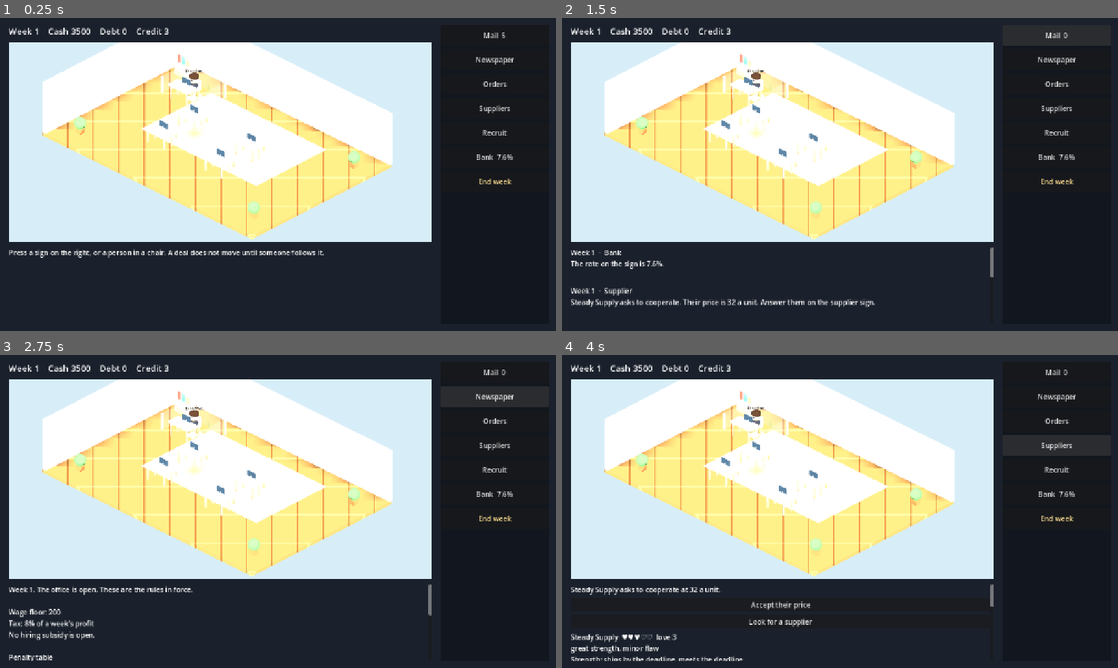
Above: before the commit, frames 1-4 (two rows, left to right).
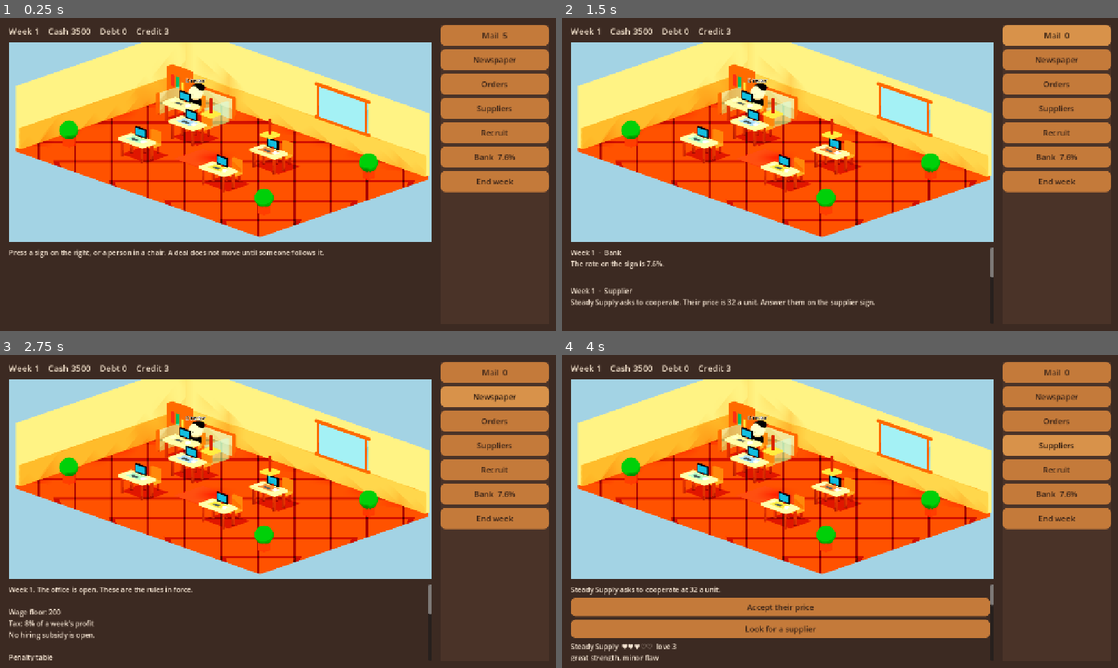
Above: after the commit, the same moments.

Repository: thomakhy025-code/u-r-fired
Game: Godot game, scene res://scenes/main.tscn
Two runs of this game, one before a commit and one after it. Both use one fixed random seed, a clock stepped at 60 frames per second and the inputs below.
Inputs:
- Up to frame 1 (0.25 s): no input
- Up to frame 2 (1.5 s): click "Mail 5" at 0.5 s; click "Mail 0" at 1.25 s
- Up to frame 3 (2.75 s): click "Newspaper" at 2 s
- Up to frame 4 (4 s): click "Orders" at 2.75 s; click "Suppliers" at 3.5 s

The runs differ from the first frame. In frame 1, 100% of the frame differs, in the area x 0-100%, y 0-100%; in frame 2, 99%; in frame 3, 99%; in frame 4, 100%.

Commit message:
Deepen the office colors so the room stays warm instead of washing out.
Co-authored-by: Cursor <cursoragent@cursor.com>

Diff:
--- a/scenes/main.gd
+++ b/scenes/main.gd
@@ -23,8 +23,9 @@
 
 
 func _build() -> void:
+	theme = _warm_theme()
 	var backdrop := ColorRect.new()
-	backdrop.color = Color("1b212c")
+	backdrop.color = Color("3c2a22")
 	backdrop.set_anchors_preset(Control.PRESET_FULL_RECT)
 	backdrop.mouse_filter = Control.MOUSE_FILTER_IGNORE
 	add_child(backdrop)
@@ -49,6 +50,7 @@
 	header = Label.new()
 	header.autowrap_mode = TextServer.AUTOWRAP_WORD_SMART
 	header.add_theme_font_size_override("font_size", 20)
+	header.add_theme_color_override("font_color", Color("f3e2cc"))
 	office_box.add_child(header)
 
 	office_view = OfficeView.new()
@@ -77,7 +79,7 @@
 	rail_margin.add_theme_constant_override("margin_left", 8)
 	rail_margin.add_child(rail)
 	columns.add_child(rail_margin)
-	rail_bg.color = Color("12171f")
+	rail_bg.color = Color("4a3328")
 	rail_bg.set_anchors_preset(Control.PRESET_FULL_RECT)
 	rail_bg.mouse_filter = Control.MOUSE_FILTER_IGNORE
 	rail_margin.add_child(rail_bg)
@@ -94,7 +96,47 @@
 		view = "mail"
 		_show_view()
 	)
-	end_button.add_theme_color_override("font_color", Color("f2d48a"))
+	end_button.add_theme_color_override("font_color", Color("3a2418"))
+
+
+func _warm_theme() -> Theme:
+	var warm := Theme.new()
+	var normal := StyleBoxFlat.new()
+	normal.bg_color = Color("c47a3a")
+	normal.corner_radius_top_left = 12
+	normal.corner_radius_top_right = 12
+	normal.corner_radius_bottom_left = 12
+	normal.corner_radius_bottom_right = 12
+	normal.content_margin_left = 14
+	normal.content_margin_right = 14
+	normal.content_margin_top = 8
+	normal.content_margin_bottom = 8
+	var hover := normal.duplicate() as StyleBoxFlat
+	hover.bg_color = Color("d8924a")
+	var pressed := normal.duplicate() as StyleBoxFlat
+	pressed.bg_color = Color("a8642c")
+	warm.set_stylebox("normal", "Button", normal)
+	warm.set_stylebox("hover", "Button", hover)
+	warm.set_stylebox("pressed", "Button", pressed)
+	warm.set_stylebox("focus", "Button", hover)
+	warm.set_color("font_color", "Button", Color("3a2418"))
+	warm.set_color("font_hover_color", "Button", Color("2c1a10"))
+	warm.set_color("font_pressed_color", "Button", Color("2c1a10"))
+	warm.set_color("font_color", "Label", Color("f6e6d4"))
+	warm.set_color("font_color", "SpinBox", Color("3a2418"))
+	warm.set_color("font_color", "LineEdit", Color("3a2418"))
+	var field := StyleBoxFlat.new()
+	field.bg_color = Color("f3e2cc")
+	field.corner_radius_top_left = 8
+	field.corner_radius_top_right = 8
+	field.corner_radius_bottom_left = 8
+	field.corner_radius_bottom_right = 8
+	field.content_margin_left = 8
+	field.content_margin_right = 8
+	warm.set_stylebox("normal", "LineEdit", field)
+	warm.set_font_size("font_size", "Button", 18)
+	warm.set_font_size("font_size", "Label", 16)
+	return warm
 
 
 func _rail_button(rail: VBoxContainer, text: String, action: Callable) -> Button:
--- a/scenes/office_view.gd
+++ b/scenes/office_view.gd
@@ -12,12 +12,24 @@
 	"ben": {"shirt": Color("c4495a"), "hair": Color("2c2622"), "skin": Color("e8b898")},
 }
 
+const TOY_LIGHT := """
+void light() {
+	float facing = dot(NORMAL, LIGHT);
+	float band = step(0.22, facing);
+	float shade = mix(0.62, 0.9, band);
+	DIFFUSE_LIGHT += ALBEDO * LIGHT_COLOR * ATTENUATION * shade;
+}
+"""
+
 var viewport: SubViewport
 var camera: Camera3D
 var game: GameState
 var workers := {}
 var director: Node3D
 var clock := 0.0
+var _toy: Shader
+var _wood_shader: Shader
+var _fade: Shader
 
 
 func _ready() -> void:
@@ -126,53 +138,65 @@
 	var env := WorldEnvironment.new()
 	var world := Environment.new()
 	world.background_mode = Environment.BG_COLOR
-	world.background_color = Color("d7eef8")
+	world.background_color = Color("7eabbf")
 	world.ambient_light_source = Environment.AMBIENT_SOURCE_COLOR
-	world.ambient_light_color = Color("fff6ea")
-	world.ambient_light_energy = 0.85
+	world.ambient_light_color = Color("e7d3b8")
+	world.ambient_light_energy = 0.22
+	world.tonemap_mode = Environment.TONE_MAPPER_ACES
+	world.tonemap_exposure = 0.86
+	world.adjustment_enabled = true
+	world.adjustment_brightness = 0.96
+	world.adjustment_contrast = 1.08
+	world.adjustment_saturation = 1.2
 	env.environment = world
 	root.add_child(env)
 	var sun := DirectionalLight3D.new()
-	sun.rotation_degrees = Vector3(-48, 38, 0)
-	sun.light_color = Color("fff4dd")
-	sun.light_energy = 1.15
+	sun.rotation_degrees = Vector3(-52, 32, 0)
+	sun.light_color = Color("ffe0b8")
+	sun.light_energy = 0.85
 	sun.shadow_enabled = true
+	sun.shadow_opacity = 0.55
 	root.add_child(sun)
 	camera = Camera3D.new()
 	camera.projection = Camera3D.PROJECTION_ORTHOGONAL
-	camera.size = 9.2
-	camera.look_at_from_position(Vector3(9.5, 8.2, 9.5), Vector3(0.2, 0.4, 0.0))
+	camera.size = 7.6
+	camera.look_at_from_position(Vector3(9.2, 5.6, 9.2), Vector3(-0.2, 0.7, -0.1))
 	root.add_child(camera)
 
-	_box(root, Vector3(0, -0.08, 0), Vector3(13.5, 0.16, 9.2), _wood())
-	_box(root, Vector3(0, 0.01, -1.1), Vector3(7.4, 0.04, 4.6), _paint(Color("f6c7a1")))
-	_box(root, Vector3(0, 1.35, -4.55), Vector3(13.5, 2.7, 0.18), _paint(Color("f7f1e8")))
-	_box(root, Vector3(-6.65, 1.35, 0), Vector3(0.18, 2.7, 9.2), _paint(Color("f4ebe3")))
-	_box(root, Vector3(2.2, 1.7, -4.42), Vector3(3.2, 1.5, 0.08), _paint(Color("9fd4ee")))
-	_box(root, Vector3(2.2, 2.55, -4.42), Vector3(3.4, 0.12, 0.12), _paint(Color("f4f7fb")))
-	_box(root, Vector3(2.2, 0.95, -4.42), Vector3(3.4, 0.12, 0.12), _paint(Color("f4f7fb")))
-	_plant(root, Vector3(5.6, 0, 3.3))
-	_plant(root, Vector3(-5.5, 0, 3.4))
-	_plant(root, Vector3(5.7, 0, -3.2))
-	_shelf(root, Vector3(-5.6, 0, -3.6))
-	_lamp(root, Vector3(-1.2, 2.35, 0.4))
-	_lamp(root, Vector3(2.6, 2.35, 0.4))
+	_box(root, Vector3(0, -0.08, 0), Vector3(13.2, 0.16, 9.0), _wood())
+	_box(root, Vector3(-0.35, 0.02, 0.35), Vector3(2.2, 0.025, 1.5), _paint(Color("b85a48")))
+	_box(root, Vector3(0, 1.25, -4.48), Vector3(13.2, 2.5, 0.18), _paint(Color("d7b07a")))
+	_box(root, Vector3(0, 0.42, -4.36), Vector3(13.2, 0.84, 0.08), _paint(Color("d09a62")))
+	_box(root, Vector3(-6.5, 1.25, 0), Vector3(0.18, 2.5, 9.0), _paint(Color("d7b07a")))
+	_box(root, Vector3(-6.38, 0.42, 0), Vector3(0.08, 0.84, 9.0), _paint(Color("c98b52")))
+	_box(root, Vector3(2.15, 1.55, -4.34), Vector3(2.7, 1.25, 0.06), _paint(Color("6eafc8")))
+	_box(root, Vector3(2.15, 2.22, -4.32), Vector3(2.95, 0.1, 0.1), _paint(Color("a56b3c")))
+	_box(root, Vector3(2.15, 0.88, -4.32), Vector3(2.95, 0.1, 0.1), _paint(Color("a56b3c")))
+	_box(root, Vector3(0.85, 1.55, -4.32), Vector3(0.08, 1.35, 0.1), _paint(Color("a56b3c")))
+	_box(root, Vector3(3.45, 1.55, -4.32), Vector3(0.08, 1.35, 0.1), _paint(Color("a56b3c")))
+	_plant(root, Vector3(5.15, 0, 2.85))
+	_plant(root, Vector3(-5.35, 0, 2.9))
+	_plant(root, Vector3(5.2, 0, -2.7))
+	_shelf(root, Vector3(-5.45, 0, -3.15))
+	_lamp(root, Vector3(-0.4, 2.15, 0.2))
+	_lamp(root, Vector3(2.8, 2.15, 0.2))
 
 	var director_seat := Vector3(-4.15, 0, -2.7)
 	_glass_room(root, director_seat)
-	_place_worker(root, director_seat)
+	_place_worker(root, director_seat, Color("d9b48a"))
 	director = _worker(root, Color("2f3544"), Color("3a2a22"), Color("f1c7a3"), "Director")
 	director.position = director_seat
 
 	var spots := [
-		Vector3(-2.15, 0, 0.85),
-		Vector3(1.55, 0, 0.85),
-		Vector3(-2.15, 0, -1.15),
-		Vector3(1.55, 0, -1.15),
+		Vector3(-2.55, 0, 1.25),
+		Vector3(1.85, 0, 1.25),
+		Vector3(-2.55, 0, -1.45),
+		Vector3(1.85, 0, -1.45),
 	]
+	var mats := [Color("6fbfa3"), Color("e2a84a"), Color("7aa6d4"), Color("e07a62")]
 	var ids := ["mina", "june", "otto", "ben"]
 	for i in spots.size():
-		_place_worker(root, spots[i])
+		_place_worker(root, spots[i], mats[i])
 		var look: Dictionary = STAFF[ids[i]]
 		var person := _worker(root, look["shirt"] as Color, look["hair"] as Color, look["skin"] as Color, "")
 		person.position = spots[i]
@@ -188,52 +212,53 @@
 	label.text = "%s\n%s" % [person.display_name, game.hearts(person.love)]
 
 
-func _place_worker(parent: Node3D, seat: Vector3) -> void:
+func _place_worker(parent: Node3D, seat: Vector3, mat: Color) -> void:
+	_shadow(parent, seat + Vector3(0, 0, 0.35), Vector2(1.35, 1.15))
 	_chair(parent, seat)
-	_workstation(parent, seat + Vector3(0, 0, 0.72))
+	_workstation(parent, seat + Vector3(0, 0, 0.78), mat)
+
+
+func _shadow(parent: Node3D, at: Vector3, extents: Vector2) -> void:
+	_box(parent, at + Vector3(0, 0.02, 0), Vector3(extents.x, 0.015, extents.y), _glass(Color(0.28, 0.16, 0.08, 0.35)))
 
 
 func _chair(parent: Node3D, at: Vector3) -> void:
-	_box(parent, at + Vector3(0, 0.32, -0.02), Vector3(0.46, 0.08, 0.46), _paint(Color("e7d3b4")))
-	_box(parent, at + Vector3(0, 0.58, -0.22), Vector3(0.46, 0.42, 0.08), _paint(Color("efe2cf")))
-	for x in [-0.18, 0.18]:
-		_box(parent, at + Vector3(x, 0.16, 0.16), Vector3(0.06, 0.32, 0.06), _paint(Color("c9a077")))
-		_box(parent, at + Vector3(x, 0.16, -0.16), Vector3(0.06, 0.32, 0.06), _paint(Color("c9a077")))
-
-
-func _workstation(parent: Node3D, at: Vector3) -> void:
+	_box(parent, at + Vector3(0, 0.34, -0.02), Vector3(0.5, 0.09, 0.48), _paint(Color("c9844e")))
+	_box(parent, at + Vector3(0, 0.62, -0.24), Vector3(0.5, 0.46, 0.09), _paint(Color("b8733e")))
+	for x in [-0.19, 0.19]:
+		_box(parent, at + Vector3(x, 0.16, 0.16), Vector3(0.07, 0.32, 0.07), _paint(Color("8a542c")))
+		_box(parent, at + Vector3(x, 0.16, -0.16), Vector3(0.07, 0.32, 0.07), _paint(Color("8a542c")))
+
+
+func _workstation(parent: Node3D, at: Vector3, mat: Color) -> void:
 	var desk := Node3D.new()
 	desk.position = at
 	parent.add_child(desk)
-	_box(desk, Vector3(0, 0.74, 0), Vector3(1.28, 0.08, 0.68), _paint(Color("fffaf4")))
-	for x in [-0.52, 0.52]:
-		for z in [-0.24, 0.24]:
-			_box(desk, Vector3(x, 0.36, z), Vector3(0.07, 0.72, 0.07), _paint(Color("d8b48a")))
-	var screen := _box(desk, Vector3(0, 0.94, -0.24), Vector3(0.48, 0.26, 0.04), _paint(Color("243246")))
-	var glow: StandardMaterial3D = screen.material_override
-	glow.emission_enabled = true
-	glow.emission = Color("8fd6ff")
-	glow.emission_energy_multiplier = 0.35
-	_box(desk, Vector3(0, 0.82, -0.24), Vector3(0.08, 0.12, 0.05), _paint(Color("d9c3a6")))
-	_box(desk, Vector3(0, 0.79, 0.08), Vector3(0.28, 0.02, 0.12), _paint(Color("d7dde6")))
-	_box(desk, Vector3(0.36, 0.79, 0.02), Vector3(0.16, 0.02, 0.2), _paint(Color("f7fbfc")))
-	_box(desk, Vector3(-0.38, 0.8, 0.04), Vector3(0.14, 0.035, 0.18), _paint(Color("f2d7b5")))
+	_box(desk, Vector3(0, 0.7, 0), Vector3(1.34, 0.1, 0.72), _paint(Color("e6c48a")))
+	_box(desk, Vector3(0, 0.76, 0.02), Vector3(0.72, 0.025, 0.4), _paint(mat))
+	for x in [-0.54, 0.54]:
+		for z in [-0.26, 0.26]:
+			_box(desk, Vector3(x, 0.34, z), Vector3(0.08, 0.68, 0.08), _paint(Color("8d5a32")))
+	_box(desk, Vector3(0, 0.98, -0.22), Vector3(0.58, 0.36, 0.05), _paint(Color("24384a")))
+	_box(desk, Vector3(0, 0.99, -0.19), Vector3(0.48, 0.26, 0.02), _paint(Color("3f8eb0")))
+	_box(desk, Vector3(0, 0.8, -0.22), Vector3(0.08, 0.14, 0.05), _paint(Color("8d5a32")))
+	_box(desk, Vector3(0, 0.77, 0.1), Vector3(0.32, 0.025, 0.14), _paint(Color("5d6b78")))
+	_box(desk, Vector3(0.38, 0.77, 0.02), Vector3(0.18, 0.02, 0.22), _paint(Color("f4efe4")))
+	_box(desk, Vector3(-0.4, 0.78, 0.04), Vector3(0.16, 0.04, 0.18), _paint(Color("e7c9a0")))
 	var mug := MeshInstance3D.new()
 	var cup := CylinderMesh.new()
-	cup.top_radius = 0.05
-	cup.bottom_radius = 0.045
-	cup.height = 0.09
+	cup.top_radius = 0.055
+	cup.bottom_radius = 0.048
+	cup.height = 0.1
 	mug.mesh = cup
-	mug.position = Vector3(0.46, 0.84, 0.16)
-	mug.material_override = _paint(Color("f4f7fb"))
+	mug.position = Vector3(0.48, 0.82, 0.16)
+	mug.material_override = _paint(Color("f2efe6"))
 	desk.add_child(mug)
 
 
 func _glass_room(parent: Node3D, at: Vector3) -> void:
-	var glass := _paint(Color("d5f3ef"))
-	glass.transparency = BaseMaterial3D.TRANSPARENCY_ALPHA
-	glass.albedo_color = Color(0.78, 0.94, 0.92, 0.28)
-	var trim := _paint(Color("f7f1e8"))
+	var glass := _glass(Color(0.55, 0.78, 0.74, 0.45))
+	var trim := _paint(Color("a56b3c"))
 	_box(parent, at + Vector3(0, 0.42, -0.85), Vector3(2.5, 0.84, 0.06), glass)
 	_box(parent, at + Vector3(-1.22, 0.42, 0.15), Vector3(0.06, 0.84, 1.35), glass)
 	_box(parent, at + Vector3(1.22, 0.42, 0.15), Vector3(0.06, 0.84, 1.35), glass)
@@ -247,48 +272,48 @@
 	parent.add_child(person)
 	var body := MeshInstance3D.new()
 	var capsule := CapsuleMesh.new()
-	capsule.radius = 0.18
-	capsule.height = 0.4
+	capsule.radius = 0.22
+	capsule.height = 0.46
 	body.mesh = capsule
-	body.position = Vector3(0, 0.52, 0)
+	body.position = Vector3(0, 0.58, 0)
 	body.material_override = _paint(shirt)
 	person.add_child(body)
 	var head := MeshInstance3D.new()
 	var sphere := SphereMesh.new()
-	sphere.radius = 0.23
-	sphere.height = 0.46
+	sphere.radius = 0.28
+	sphere.height = 0.56
 	head.mesh = sphere
-	head.position = Vector3(0, 0.86, 0)
+	head.position = Vector3(0, 0.98, 0)
 	head.material_override = _paint(skin)
 	person.add_child(head)
 	var hair_mesh := MeshInstance3D.new()
 	var hair_sphere := SphereMesh.new()
-	hair_sphere.radius = 0.24
-	hair_sphere.height = 0.3
+	hair_sphere.radius = 0.26
+	hair_sphere.height = 0.28
 	hair_mesh.mesh = hair_sphere
-	hair_mesh.position = Vector3(0, 0.98, -0.03)
+	hair_mesh.position = Vector3(0, 1.16, -0.14)
 	hair_mesh.material_override = _paint(hair)
 	person.add_child(hair_mesh)
 	for side in [-1.0, 1.0]:
 		var eye := MeshInstance3D.new()
 		var dot := SphereMesh.new()
-		dot.radius = 0.028
-		dot.height = 0.056
+		dot.radius = 0.035
+		dot.height = 0.07
 		eye.mesh = dot
-		eye.position = Vector3(0.08 * side, 0.88, 0.19)
+		eye.position = Vector3(0.09 * side, 1.0, 0.23)
 		eye.material_override = _paint(Color("2b241c"))
 		person.add_child(eye)
 	var arms := Node3D.new()
 	arms.name = "Arms"
-	arms.position = Vector3(0, 0.62, 0.1)
+	arms.position = Vector3(0, 0.68, 0.12)
 	person.add_child(arms)
 	for side in [-1.0, 1.0]:
 		var arm := MeshInstance3D.new()
 		var limb := CapsuleMesh.new()
-		limb.radius = 0.05
-		limb.height = 0.28
+		limb.radius = 0.06
+		limb.height = 0.32
 		arm.mesh = limb
-		arm.position = Vector3(0.24 * side, -0.08, 0.08)
+		arm.position = Vector3(0.28 * side, -0.08, 0.1)
 		arm.rotation_degrees.x = 70
 		arm.material_override = _paint(shirt)
 		arms.add_child(arm)
@@ -297,14 +322,14 @@
 	var pages := BoxMesh.new()
 	pages.size = Vector3(0.22, 0.05, 0.16)
 	book.mesh = pages
-	book.position = Vector3(0, 0.7, 0.3)
+	book.position = Vector3(0, 0.78, 0.34)
 	book.material_override = _paint(Color("f4efe4"))
 	book.visible = false
 	person.add_child(book)
 	var label := Label3D.new()
 	label.name = "Name"
 	label.text = title
-	label.position = Vector3(0, 1.28, 0)
+	label.position = Vector3(0, 1.48, 0)
 	label.billboard = BaseMaterial3D.BILLBOARD_ENABLED
 	label.font_size = 42
 	label.pixel_size = 0.0045
@@ -317,30 +342,27 @@
 
 
 func _plant(parent: Node3D, at: Vector3) -> void:
-	_box(parent, at + Vector3(0, 0.16, 0), Vector3(0.28, 0.32, 0.28), _paint(Color("e07a4c")))
+	_box(parent, at + Vector3(0, 0.18, 0), Vector3(0.34, 0.36, 0.34), _paint(Color("c4512f")))
 	var puff := MeshInstance3D.new()
 	var ball := SphereMesh.new()
-	ball.radius = 0.28
-	ball.height = 0.56
+	ball.radius = 0.36
+	ball.height = 0.72
 	puff.mesh = ball
-	puff.position = at + Vector3(0, 0.52, 0)
-	puff.material_override = _paint(Color("67b96a"))
+	puff.position = at + Vector3(0, 0.62, 0)
+	puff.material_override = _paint(Color("2f8f45"))
 	parent.add_child(puff)
 
 
 func _shelf(parent: Node3D, at: Vector3) -> void:
-	_box(parent, at + Vector3(0, 0.7, 0), Vector3(1.1, 1.4, 0.28), _paint(Color("e6c89a")))
-	_box(parent, at + Vector3(-0.22, 0.95, 0.08), Vector3(0.16, 0.42, 0.12), _paint(Color("d4574e")))
-	_box(parent, at + Vector3(0.05, 0.95, 0.08), Vector3(0.16, 0.42, 0.12), _paint(Color("3d8f86")))
-	_box(parent, at + Vector3(0.3, 0.88, 0.08), Vector3(0.14, 0.28, 0.12), _paint(Color("e0b15a")))
+	_box(parent, at + Vector3(0, 0.75, 0), Vector3(1.15, 1.5, 0.3), _paint(Color("a86b3c")))
+	_box(parent, at + Vector3(-0.24, 1.0, 0.1), Vector3(0.16, 0.46, 0.12), _paint(Color("c4494a")))
+	_box(parent, at + Vector3(0.02, 1.0, 0.1), Vector3(0.16, 0.46, 0.12), _paint(Color("2f8a78")))
+	_box(parent, at + Vector3(0.28, 0.92, 0.1), Vector3(0.14, 0.3, 0.12), _paint(Color("e0a04a")))
 
 
 func _lamp(parent: Node3D, at: Vector3) -> void:
-	var shade := _paint(Color("ffe7a3"))
-	shade.emission_enabled = true
-	shade.emission = Color("ffd98a")
-	shade.emission_energy_multiplier = 0.25
-	_box(parent, at, Vector3(0.42, 0.06, 0.42), shade)
+	_box(parent, at, Vector3(0.08, 0.7, 0.08), _paint(Color("8a542c")))
+	_box(parent, at + Vector3(0, -0.28, 0), Vector3(0.55, 0.08, 0.55), _paint(Color("e2a84a")))
 
 
 func _box(parent: Node3D, at: Vector3, extents: Vector3, material: Material) -> MeshInstance3D:
@@ -354,18 +376,35 @@
 	return mesh_instance
 
 
-func _paint(color: Color) -> StandardMaterial3D:
-	var material := StandardMaterial3D.new()
-	material.albedo_color = color
-	material.roughness = 0.72
-	material.diffuse_mode = BaseMaterial3D.DIFFUSE_TOON
-	material.specular_mode = BaseMaterial3D.SPECULAR_TOON
+func _paint(color: Color) -> ShaderMaterial:
+	var material := ShaderMaterial.new()
+	material.shader = _shared_toy()
+	material.set_shader_parameter("albedo", color)
 	return material
 
 
+func _glass(color: Color) -> ShaderMaterial:
+	if _fade == null:
+		_fade = Shader.new()
+		_fade.code = "shader_type spatial; render_mode blend_mix, depth_draw_opaque, cull_back, specular_disabled; uniform vec4 albedo : source_color = vec4(1.0); void fragment() { ALBEDO = albedo.rgb; ALPHA = albedo.a; }\n" + TOY_LIGHT
+	var material := ShaderMaterial.new()
+	material.shader = _fade
+	material.set_shader_parameter("albedo", color)
+	return material
+
+
+func _shared_toy() -> Shader:
+	if _toy != null:
+		return _toy
+	_toy = Shader.new()
+	_toy.code = "shader_type spatial; render_mode cull_back, specular_disabled; uniform vec4 albedo : source_color = vec4(1.0); void fragment() { ALBEDO = albedo.rgb; }\n" + TOY_LIGHT
+	return _toy
+
+
 func _wood() -> ShaderMaterial:
-	var shader := Shader.new()
-	shader.code = "shader_type spatial; render_mode diffuse_toon, specular_toon; void fragment() { vec3 world = (MODEL_MATRIX * vec4(VERTEX, 1.0)).xyz; float band = fract(world.x * 0.85); float seam = step(0.06, band); float end_grain = step(0.94, fract(world.z * 0.45)); vec3 plank = mix(vec3(0.62, 0.42, 0.24), vec3(0.84, 0.64, 0.40), seam); ALBEDO = mix(plank * 0.78, plank, end_grain); }"
+	if _wood_shader == null:
+		_wood_shader = Shader.new()
+		_wood_shader.code = "shader_type spatial; render_mode specular_disabled; void fragment() { vec3 world = (MODEL_MATRIX * vec4(VERTEX, 1.0)).xyz; float band = fract(world.x * 0.72); float seam = step(0.055, band); float grain = step(0.88, fract(world.z * 0.5)); vec3 plank = mix(vec3(0.48, 0.26, 0.1), vec3(0.66, 0.38, 0.16), seam); ALBEDO = mix(plank, plank * 0.8, grain); }\n" + TOY_LIGHT
 	var material := ShaderMaterial.new()
-	material.shader = shader
+	material.shader = _wood_shader
 	return material
Not shown, changed: docs/index.pck
